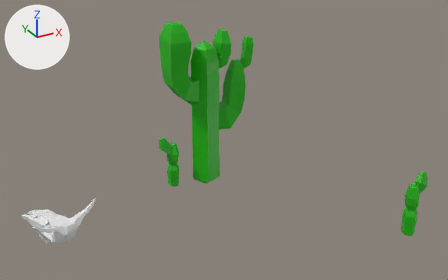
The FBX model models/decors/cactos.fbx, before and after one commit.
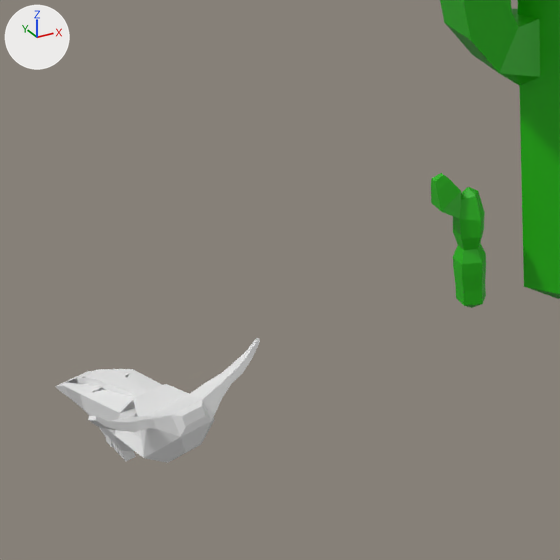
Each version is shown whole from a 50 mm camera at (-8.56, -14.32, 10.94) aimed at (-1.03, -0.63, 4.1), then close up on the part from 0% to 46% of the width and 26% to 100% of the height. Arrows for +X, +Y and +Z are at upper left; the lights stay in place. Where no turn or scale is listed for an object, it has been applied to the vertices.

Before the edit, the objects in view are built like this:
```python
me_cube_001 = bpy.data.meshes.new('Cube.001')
me_cube_001.from_pydata(...)  # 218 vertices, 194 faces; spans x -0.62..1.25, y -1.3..0.96, z -0.37..0.8
me_icosphere = bpy.data.meshes.new('Icosphere')
me_icosphere.from_pydata(...)  # 155 vertices, 157 faces; spans x -1.33..1.7, y -0.46..0.46, z -0.54..5.14
me_icosphere.materials.append(mat_material_001)  # green #1db600
me_icosphere_001 = bpy.data.meshes.new('Icosphere.001')
me_icosphere_001.from_pydata(...)  # 54 vertices, 62 faces; spans x -0.44..0.22, y -0.2..0.21, z -0.22..1.65
me_icosphere_001.materials.append(mat_material_001)  # green #1db600
ob_cube = bpy.data.objects.new('Cube', me_cube_001)
ob_cube.location = (-5.7, 0.88, 1.96)
ob_icosphere = bpy.data.objects.new('Icosphere', me_icosphere)
ob_icosphere.location = (0.06, 2.63, 1.51)
ob_icosphere_001 = bpy.data.objects.new('Icosphere.001', me_icosphere_001)
ob_icosphere_001.location = (-1.14, 2.63, 1.37)
```
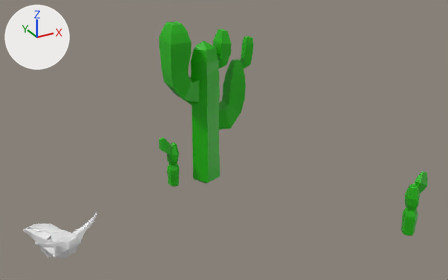
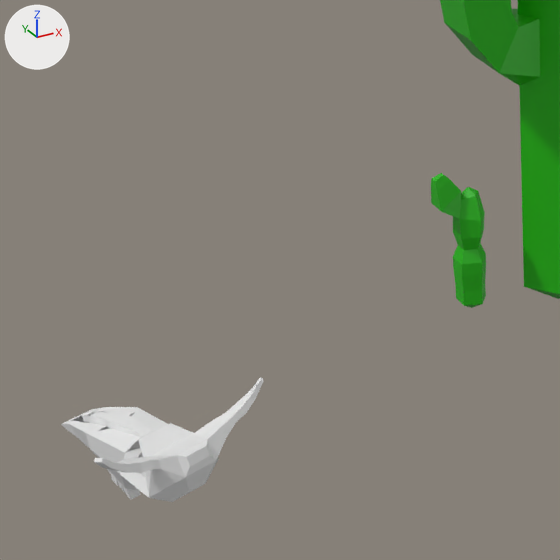
The newer file is also turned or shifted as a whole; pictures and numbers use the older file's frame.

Where the change shows, as pixel boxes (x1, y1, x2, y2) in the close-ups (560 x 560 px):
'Cube', moved: before (55, 338, 260, 463); after (61, 377, 263, 502)

What changed in the scene script:
```text
Change ob_cube:
    ob_cube.location: (-5.7, 0.88, 1.96) -> (-5.7, 0.88, 1.5)
```
